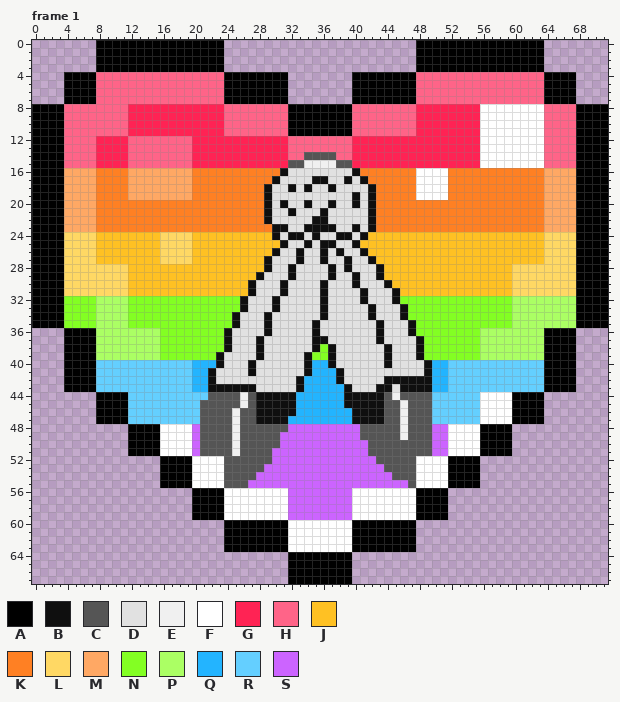
Animated GIF sprite -- Queer Hearts/Gender/Two-Spirit 1.gif. The first picture shows the starting point.
The file is 72x68 pixels, 14 frames. Colours within 5 levels of each other are drawn and written as one. Shown: frame 1. The commit also changed other frames, which this record leaves out.
Palette (. is transparent): A #000000  B #0f0f0f  C #555555  D #e1e1e1  E #f0f0f0  F #ffffff  G #ff2354  H #ff6488  J #ffc123  K #ff8023  L #ffd864  M #ffa864  N #83ff23  P #abff64  Q #23b4ff  R #64cfff  S #cc64ff
Now the later version:
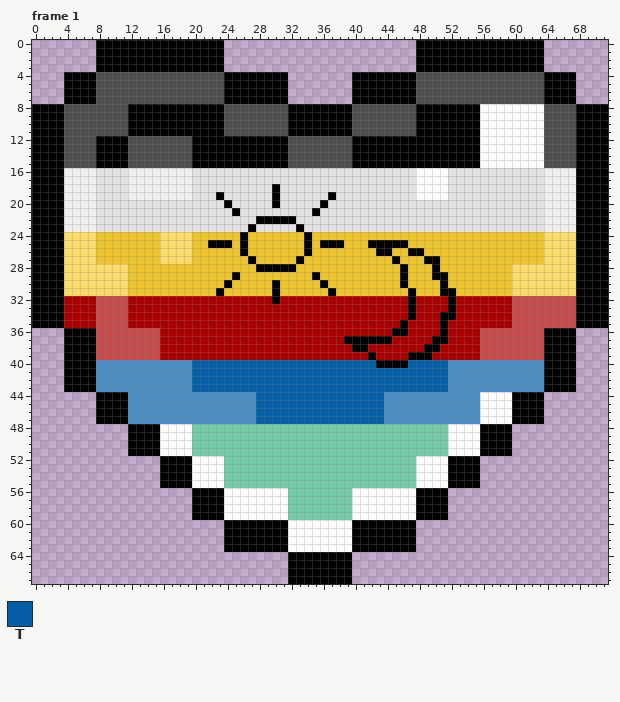
Colours new in this view: T #035ea6
Change:
colour H: #ff6488 -> #4e4e4e
colour J: #ffc123 -> #eec52e
colour L: #ffd864 -> #f9db6c
colour N: #83ff23 -> #a80000
colour P: #abff64 -> #c54b4b
colour R: #64cfff -> #4d8fc4
colour S: #cc64ff -> #76cca6
Frame 1:
y 8..11: x 12..23 GGGGGGGGGGGG -> AAAAAAAAAAAA; x 48..55 GGGGGGGG -> AAAAAAAA
y 12..13: x 8..11 GGGG -> AAAA; x 20..31 GGGGGGGGGGGG -> AAAAAAAAAAAA; x 40..55 GGGGGGGGGGGGGGGG -> AAAAAAAAAAAAAAAA
y 14: x 8..11 GGGG -> AAAA; x 20..31 GGGGGGGGGGGG -> AAAAAAAAAAAA; x 34..37 CCCC -> HHHH; x 40..55 GGGGGGGGGGGGGGGG -> AAAAAAAAAAAAAAAA
y 15: x 8..11 GGGG -> AAAA; x 20..55 GGGGGGGGGGGGCCEEEECCGGGGGGGGGGGGGGGG -> AAAAAAAAAAAAHHHHHHHHAAAAAAAAAAAAAAAA
y 16: x 4..31 MMMMKKKKMMMMMMMMKKKKKKKKKKKB -> EEEEDDDDEEEEEEEEDDDDDDDDDDDD; x 40..47 BKKKKKKK -> DDDDDDDD; x 52..67 KKKKKKKKKKKKMMMM -> DDDDDDDDDDDDEEEE
y 17: x 4..30 MMMMKKKKMMMMMMMMKKKKKKKKKKB -> EEEEDDDDEEEEEEEEDDDDDDDDDDD; x 35..36 BB -> DD; x 39 B -> D; x 41..47 BKKKKKK -> DDDDDDD; x 52..67 KKKKKKKKKKKKMMMM -> DDDDDDDDDDDDEEEE
y 18: x 4..30 MMMMKKKKMMMMMMMMKKKKKKKKKBD -> EEEEDDDDEEEEEEEEDDDDDDDDDDA; x 32 B -> D; x 34 B -> D; x 37 B -> D; x 42..47 BKKKKK -> DDDDDD; x 52..67 KKKKKKKKKKKKMMMM -> DDDDDDDDDDDDEEEE
y 19: x 4..30 MMMMKKKKMMMMMMMMKKKKKKKKKBD -> EEEEDDDDEEEEEEEEDDDADDDDDDA; x 37 D -> A; x 40 B -> D; x 42..47 BKKKKK -> DDDDDD; x 52..67 KKKKKKKKKKKKMMMM -> DDDDDDDDDDDDEEEE
y 20: x 4..31 MMMMKKKKKKKKKKKKKKKKKKKKKBDB -> EEEEDDDDDDDDDDDDDDDDADDDDDAD; x 34 B -> D; x 36..37 DB -> AD; x 40 B -> D; x 42..67 BKKKKKKKKKKKKKKKKKKKKKMMMM -> DDDDDDDDDDDDDDDDDDDDDDEEEE
y 21: x 4..29 MMMMKKKKKKKKKKKKKKKKKKKKKB -> EEEEDDDDDDDDDDDDDDDDDADDDD; x 32 B -> D; x 35..36 DB -> AD; x 42..67 BKKKKKKKKKKKKKKKKKKKKKMMMM -> DDDDDDDDDDDDDDDDDDDDDDEEEE
y 22: x 4..32 MMMMKKKKKKKKKKKKKKKKKKKKKBDDD -> EEEEDDDDDDDDDDDDDDDDDDDDAAAAA; x 35..36 BB -> DD; x 42..67 BKKKKKKKKKKKKKKKKKKKKKMMMM -> DDDDDDDDDDDDDDDDDDDDDDEEEE
y 23: x 4..31 MMMMKKKKKKKKKKKKKKKKKKKKKKBB -> EEEEDDDDDDDDDDDDDDDDDDDADDDD; x 33..37 DBBBB -> ADDDD; x 40 B -> D; x 42..67 BKKKKKKKKKKKKKKKKKKKKKMMMM -> DDDDDDDDDDDDDDDDDDDDDDEEEE
y 24: x 26 J -> A; x 30..41 BDBBDBDDBBDB -> JJJJAJJJJJJJ
y 25: x 22..24 JJJ -> AAA; x 26 J -> A; x 31..40 BDDBDBBDDB -> JJJAJAAAJJ; x 42..46 JJJJJ -> AAAAA
y 26: x 26 J -> A; x 30..41 BDDBDDBDBDDB -> JJJJAJJJJJJJ; x 43..44 JJ -> AA; x 47..48 JJ -> AA
y 27: x 27 J -> A; x 29..42 BDDDBDDBDDBDDB -> JJJJAJJJJJJJJJ; x 45 J -> A; x 49..50 JJ -> AA
y 28: x 28..43 JBDDBDDDDBDBDDDB -> AAAAAJJJJJJJJJJJ; x 46 J -> A; x 50 J -> A
y 29: x 25 J -> A; x 28..43 BDDDBDDDDBDDBDDB -> JJJJJJJAJJJJJJJJ; x 46 J -> A; x 50..51 JJ -> AA
y 30: x 24 J -> A; x 27..44 BDDDBDDDDBDDDBDDDB -> JJJAJJJJJAJJJJJJJJ; x 46 J -> A; x 51 J -> A
y 31: x 23 J -> A; x 27..45 BDDDBDDDDBDDDDBDDDB -> JJJAJJJJJJAJJJJJJJJ; x 47 J -> A; x 51..52 JJ -> AA
y 32: x 26..45 BDDDBDDDDDBDDDDBDDDB -> NNNNANNNNNNNNNNNNNNN; x 47 N -> A; x 52 N -> A
y 33: x 26..47 BDDDBDDDDDBDDDDDBDDDBN -> NNNNNNNNNNNNNNNNNNNNNA; x 52 N -> A
y 34: x 25..47 BDDDBDDDDDDBDDDDDBDDDBN -> NNNNNNNNNNNNNNNNNNNNNNA; x 51..52 NN -> AA
y 35: x 25..47 BDDDBDDDDDBDDDDDDDBDDDB -> NNNNNNNNNNNNNNNNNNNNNAN; x 51 N -> A
y 36: x 24..47 BDDDDBDDDDDBDDDDDDDBDDDB -> NNNNNNNNNNNNNNNNNNNNNAAN; x 51 N -> A
y 37: x 24..48 BDDDBDDDDDDBBDDDDDDBDDDDB -> NNNNNNNNNNNNNNNAAAAAANNNN; x 50..51 NN -> AA
y 38: x 24..35 BDDDBDDDDDDB -> NNNNNNNNNNNN; x 37..50 BDDDDDDBDDDBNN -> NNNAANNNNNNNAA
y 39: x 23..34 BDDDDBDDDDDB -> NNNNNNNNNNNN; x 37..49 BDDDDDDBDDDBN -> NNNNNANNNNAAA
y 40: x 20..51 QQQBDDDBDDDDDDBQQBDDDDDDBDDDDBQQ -> TTTTTTTTTTTTTTTTTTTTTTTAAAATTTTT
y 41: x 20..51 QQBDDDDBDDDDDDBQQQBDDDDDDDDDDBQQ -> TTTTTTTTTTTTTTTTTTTTTTTTTTTTTTTT
y 42: x 20..51 QQBDDDDDDDDDDBQQQQBDDDDDBBBBBBQQ -> TTTTTTTTTTTTTTTTTTTTTTTTTTTTTTTT
y 43: x 20..51 QQBBBBBBDDDDDBQQQQQBDDDBBDBBBBQQ -> TTTTTTTTTTTTTTTTTTTTTTTTTTTTTTTT
y 44: x 22..49 CCCCECBBBBBQQQQQQBBBBBCECCCC -> RRRRRRTTTTTTTTTTTTTTTTRRRRRR
y 45: x 21..49 CCCCCECBBBBBQQQQQQBBBBBCCECCC -> RRRRRRRTTTTTTTTTTTTTTTTRRRRRR
y 46: x 21..49 CCCCECCBBBBBQQQQQQQBBBBCCECCC -> RRRRRRRTTTTTTTTTTTTTTTTRRRRRR
y 47: x 21..49 CCCCECCBBBBQQQQQQQQBBBBCCECCC -> RRRRRRRTTTTTTTTTTTTTTTTRRRRRR
y 48: x 21..31 CCCCECCCCCC -> SSSSSSSSSSS; x 41..49 CCCCCECCC -> SSSSSSSSS
y 49: x 21..30 CCCCECCCCC -> SSSSSSSSSS; x 41..49 CCCCCECCC -> SSSSSSSSS
y 50: x 21..30 CCCCECCCCC -> SSSSSSSSSS; x 42..49 CCCCCCCC -> SSSSSSSS
y 51: x 21..29 CCCCECCCC -> SSSSSSSSS; x 42..49 CCCCCCCC -> SSSSSSSS
y 52: x 24..29 CCCCCC -> SSSSSS; x 43..47 CCCCC -> SSSSS
y 53: x 24..28 CCCCC -> SSSSS; x 44..47 CCCC -> SSSS
y 54: x 24..27 CCCC -> SSSS; x 45..47 CCC -> SSS
y 55: x 24..26 CCC -> SSS; x 47 C -> S
Where, in picture pixels (left, top, right, bottom), the same in both pictures:
changed: (64, 72, 576, 520)
